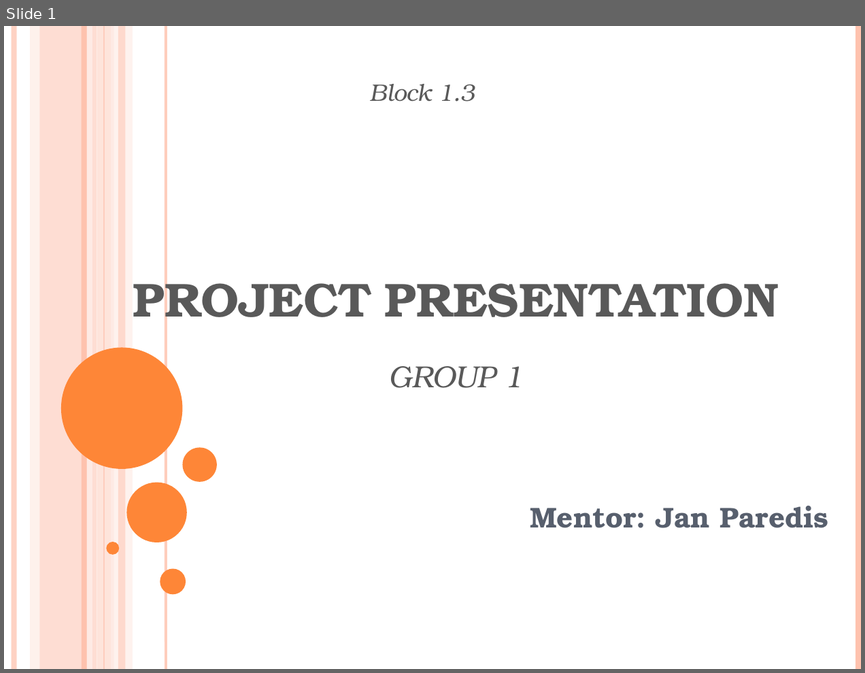
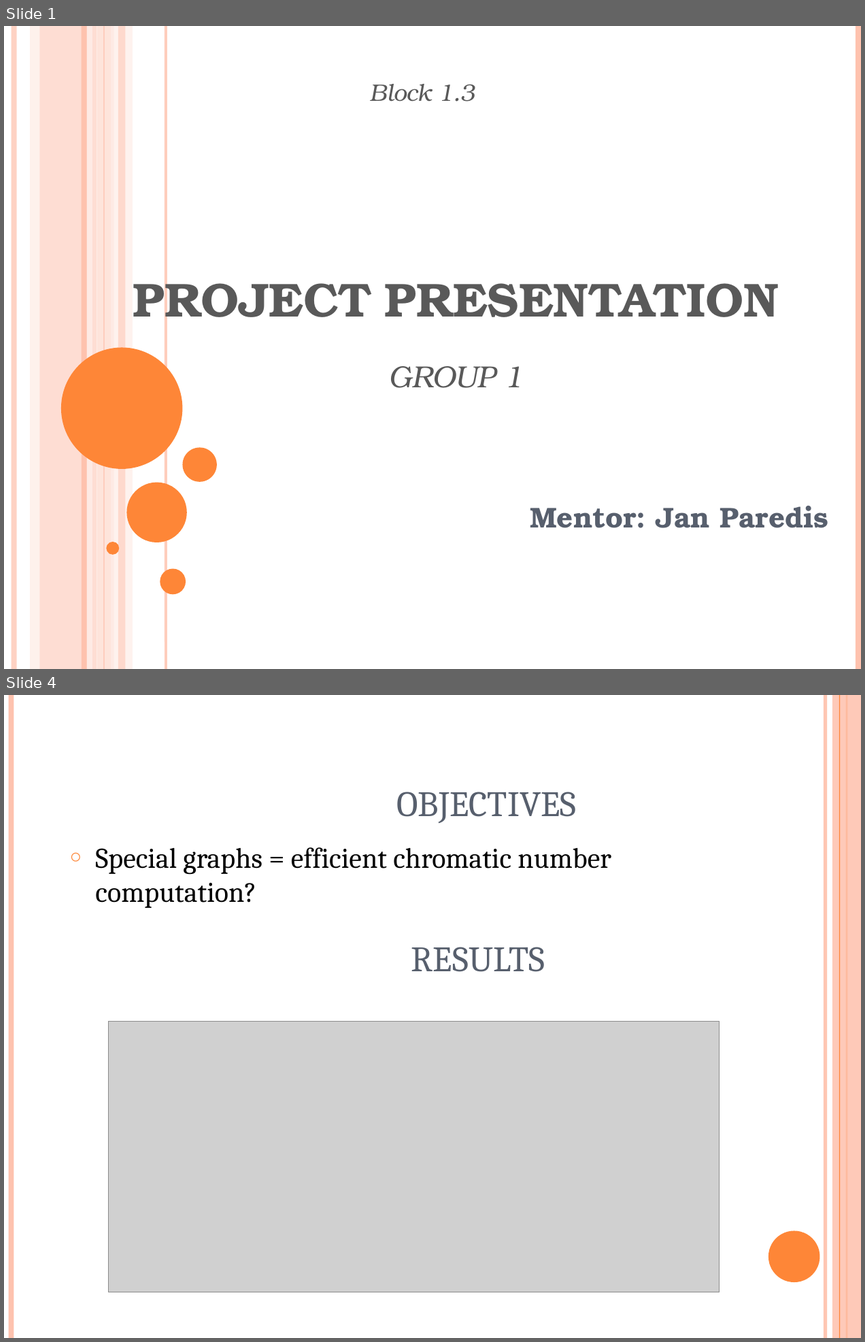
Before and after one commit to manhddftu/Project1.1-Phase3, a slide deck: pres3.pptx. Shown one above the other, each under a label of ours: slide 1 before the commit, slides 1 and 4 after it; the slides between them are not shown. The pictures are 865x673 and 865x1342 pixels, drawn with LibreOffice and Linux fonts; fonts in the diff are those of the drawing; grey boxes stand for pictures. Boxes give left, top, right and bottom in pixels: in the first picture for what was removed or moved away, otherwise in the second. Text is boxed around its words. In the diff, an @@ line names an element or a change of style, - is before the commit and + after.

```diff
--- a/pres3.pptx
+++ b/pres3.pptx
@@ slide 4 added at [4,695,861,1338], background #FFFFFF @@
@@ line added from (11, 695) to (11, 1338), #FEC3AE 4.5 pt @@
@@ line added from (825, 695) to (825, 1338), #FEC3AE 3 pt @@
@@ rectangle added at [832,695,861,1338], fill #FEC3AE at 87% opacity @@
@@ line added from (839, 695) to (839, 1338), #FE8637 0.75 pt @@
@@ line added from (847, 695) to (847, 1338), #FE8637 1.5 pt @@
@@ title added at [396,792,576,824], 30 pt, text #575F6D, small capitals @@
+OBJECTIVES
@@ text added at [95,847,611,908], 24 pt, text #000000 @@
+○ Special graphs = efficient chromatic number computation?
@@ text added at [411,947,545,972], 30 pt, text #575F6D, small capitals @@
+RESULTS
@@ picture added at [109,1021,719,1291] @@
@@ ellipse added at [768,1231,820,1282], fill #FE8637 @@
```
Also in this commit, not shown: 5 slides changed, 3 other slides added, 4 slides removed.
